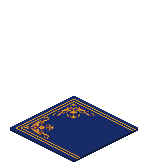
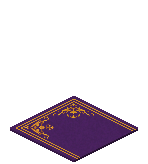
Two versions of the same layered image (148 x 164). Layer-by-layer changes:
painted on "Iso_Deco_Ground_Carpet_Blue_11", unmasked it over [10, 99, 136, 162]
renamed "Iso_Deco_Ground_Carpet_Blue_12" to "Iso_Deco_Ground_Carpet_Blue_08", painted on it over [10, 96, 138, 162]
